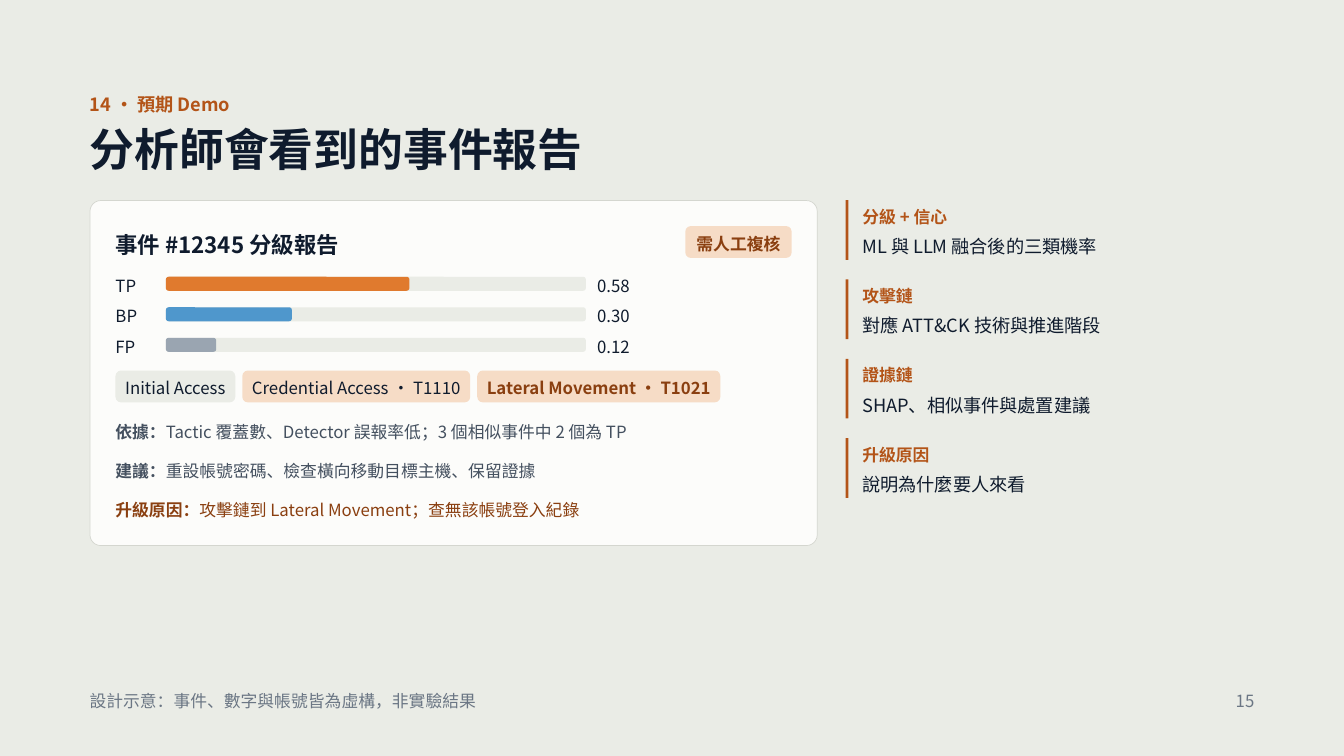
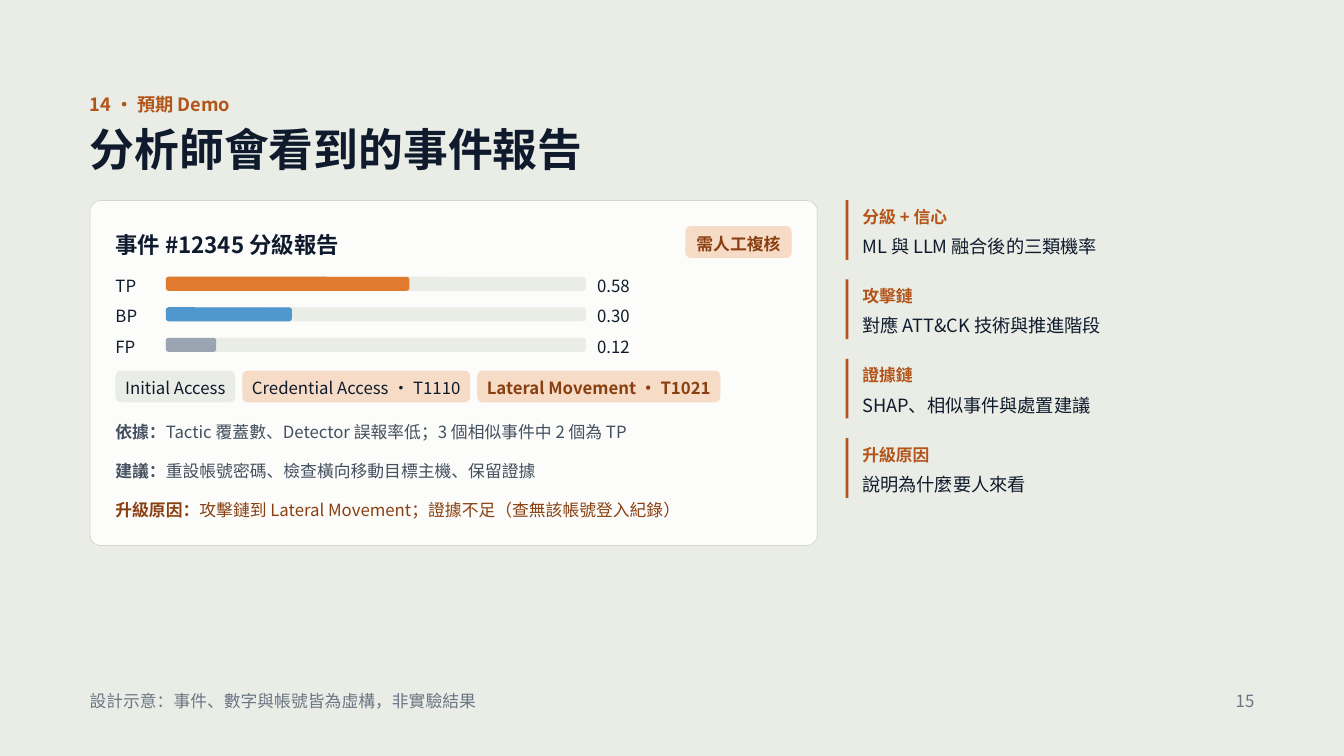
Before and after one commit to jimtaerini/AI_SOC_Analyst_Agent, a slide deck: slide 15 of docs/AI_SOC_Analyst_Agent-Proposal.pptx. Drawn at 1344x756 pixels with LibreOffice and Linux fonts; fonts in the diff are those of the drawing. Boxes give left, top, right and bottom in pixels: in the first picture for what was removed or moved away, otherwise in the second. Text is boxed around its words. In the diff, an @@ line names an element or a change of style, - is before the commit and + after.

```diff
--- a/docs/AI_SOC_Analyst_Agent-Proposal.pptx
+++ b/docs/AI_SOC_Analyst_Agent-Proposal.pptx
@@ text at [115, 501, 680, 519]: text changed @@
-升級原因：攻擊鏈到 Lateral Movement；查無該帳號登入紀錄
+升級原因：攻擊鏈到 Lateral Movement；證據不足（查無該帳號登入紀錄）
```
Also in this commit, not shown: 8 other slides changed, 1 other file.
